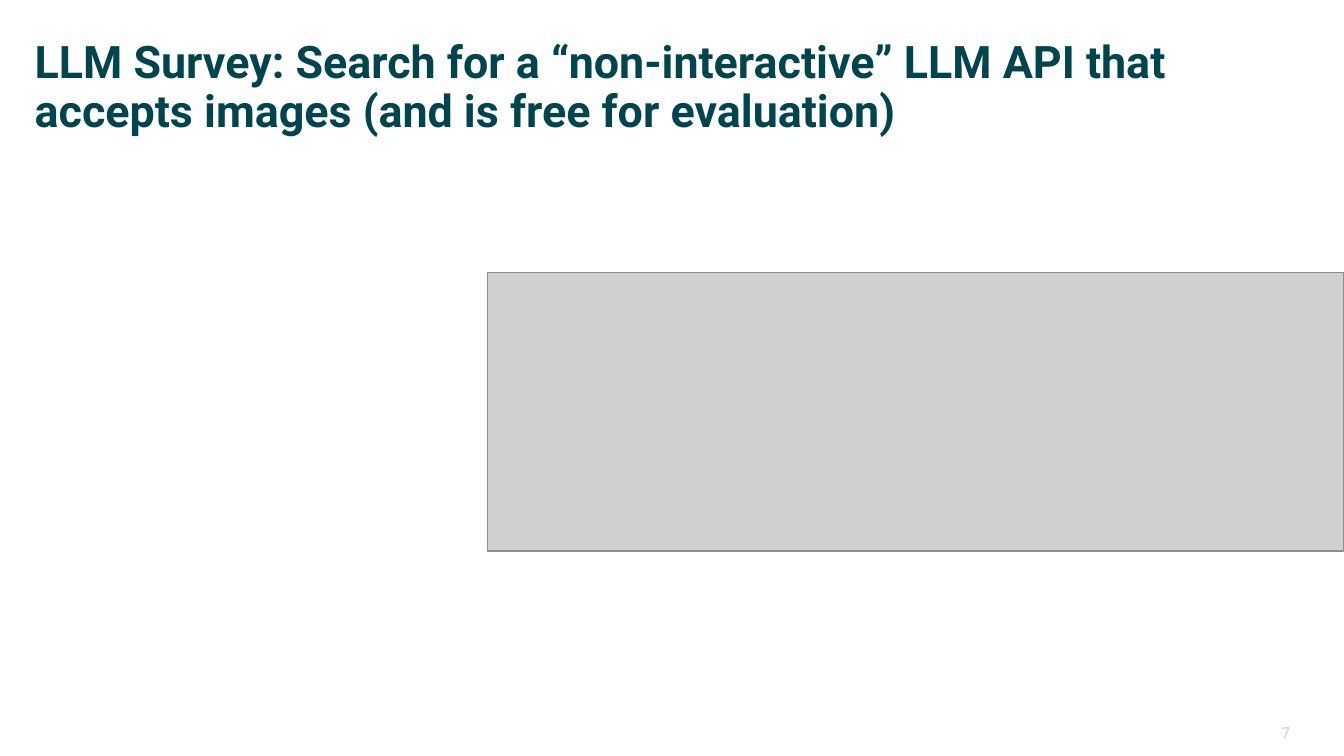
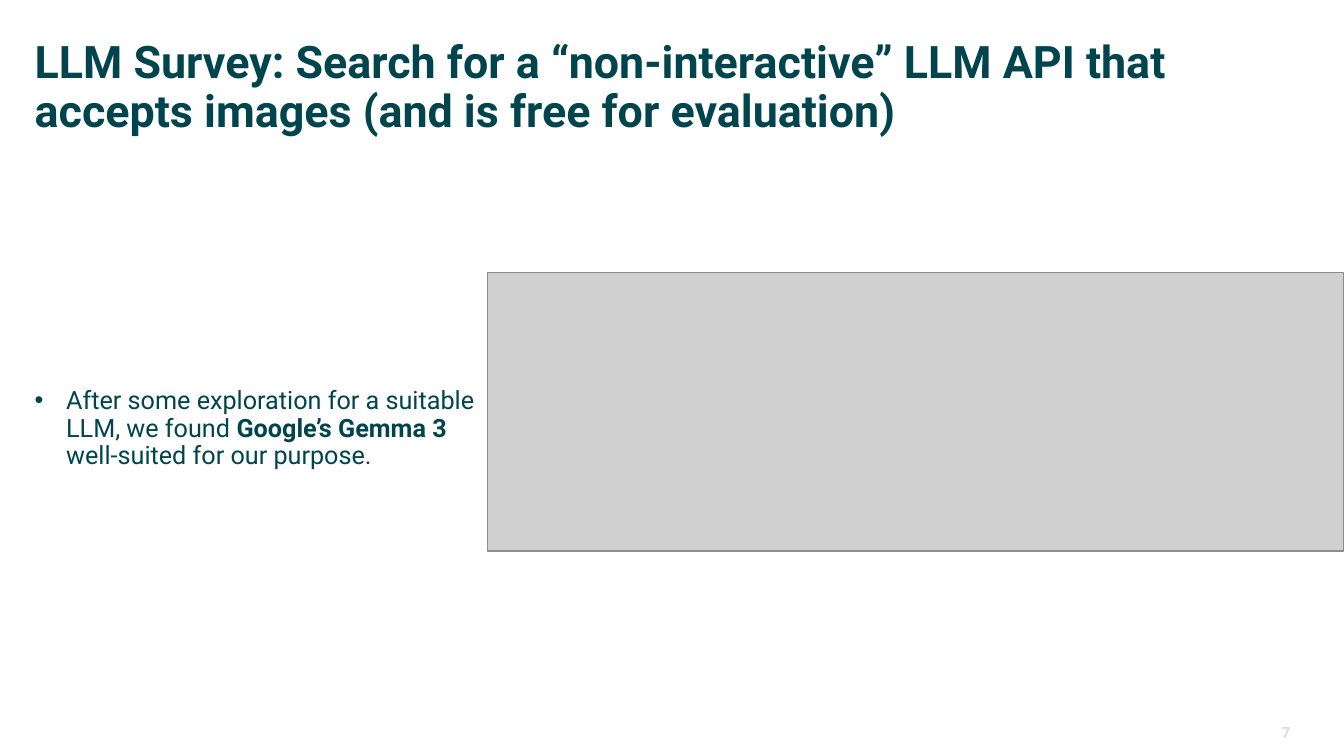
Before and after one commit to ketancmaheshwari/urgent-computing-sched, a slide deck: slide 7 of wisdom-pres.pptx. Drawn at 1344x756 pixels with LibreOffice and Linux fonts; fonts in the diff are those of the drawing; grey boxes stand for pictures; background and template pictures are left out. Boxes give left, top, right and bottom in pixels: in the first picture for what was removed or moved away, otherwise in the second. Text is boxed around its words. In the diff, an @@ line names an element or a change of style, - is before the commit and + after.

```diff
--- a/wisdom-pres.pptx
+++ b/wisdom-pres.pptx
@@ text added at box(66, 390, 475, 469), 18 pt, text #00454D @@
+• After some exploration for a suitable LLM, we found Google’s Gemma 3 well-suited for our purpose.
```
Also in this commit, not shown: 8 other slides changed.
